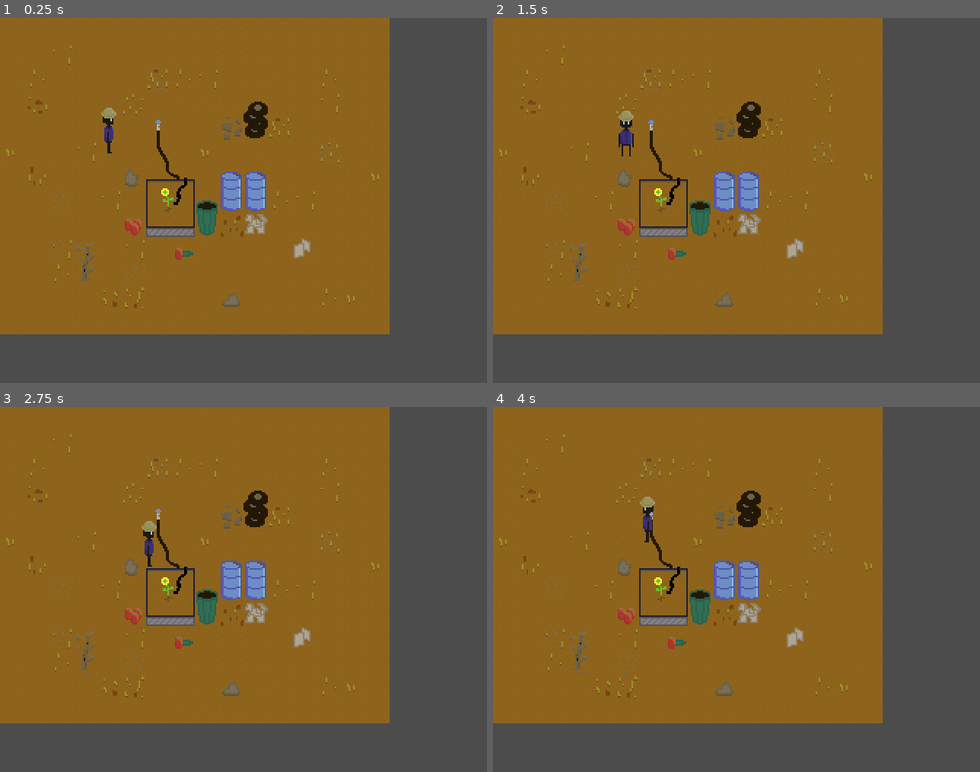
Above: before the commit, frames 1-4 (two rows, left to right).
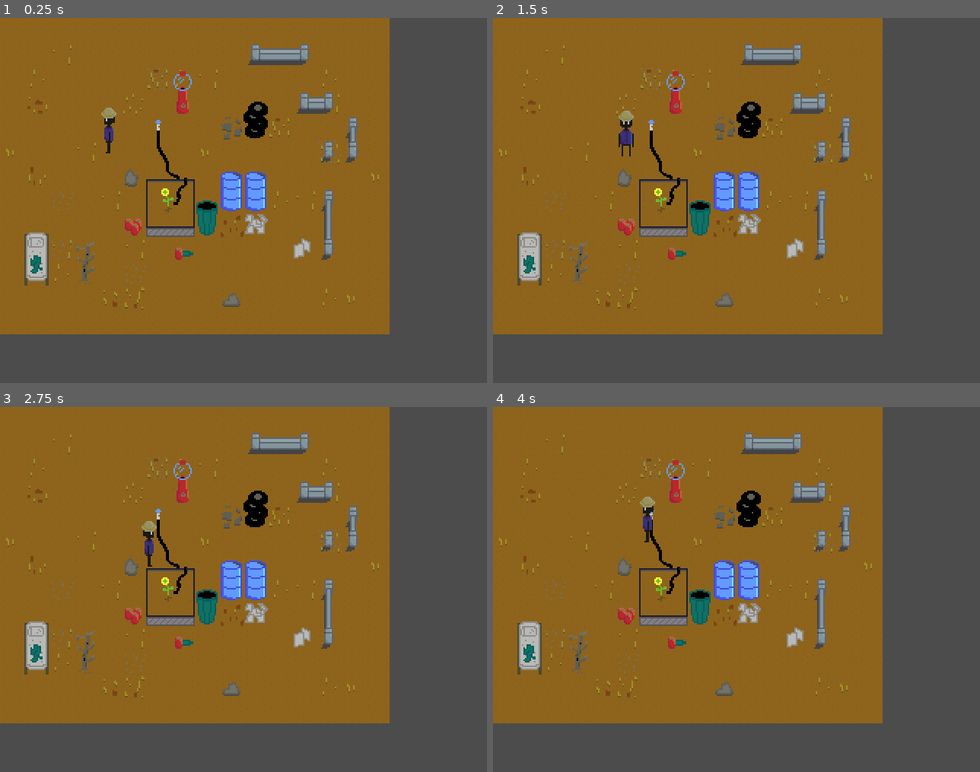
Above: after the commit, the same moments.

Repository: bassguitarbill/thrive
Game: Godot game, scene res://Level.tscn
The game is run twice, just before and just after one commit, with the same random seed, the same clock (stepped at 60 frames per second) and the same inputs.
Inputs:
- Up to frame 1 (0.25 s): no input
- Up to frame 2 (1.5 s): tap Enter at 0.5 s; hold Right (ui_right) 0.53-1.28 s; hold Down (ui_down) from 1.28 s (still down)
- Up to frame 3 (2.75 s): release Down (ui_down) at 2.03 s; hold Right (ui_right) from 2.03 s (still down)
- Up to frame 4 (4 s): release Right (ui_right) at 2.78 s; hold Up (ui_up) 2.78-3.53 s; hold Left (ui_left) from 3.53 s (still down)

The runs differ from the first frame. In frame 1, 4.5% of the frame differs, in the area x 5-74%, y 7-74%; in frame 2, 4.5%; in frame 3, 4.5%; in frame 4, 4.5%.

Commit message:
Add walls and bumping noises and such

Diff:
--- a/Gardener.gd
+++ b/Gardener.gd
@@ -17,6 +17,7 @@
 onready var tween = $Tween
 onready var animationPlayer = $AnimationPlayer
 onready var sprite = $Sprite
+onready var bump_sound = $AudioStreamPlayer
 
 func _process(delta):
 	if ready_to_move:
@@ -27,26 +28,43 @@
 func get_input():
 	input = Vector2.ZERO
 
-	if (Input.is_action_pressed("ui_left") && can_move["left"] == 0):
-		input.x -= 1
-		animationPlayer.play("WalkLeft")
+	if (Input.is_action_pressed("ui_left")):
+		if can_move["left"] == 0:
+			animationPlayer.play("WalkLeft")
+			input.x -= 1
+		else:
+			animationPlayer.play("IdleLeft")
+			!bump_sound.playing && bump_sound.play()
 		return
-	if (Input.is_action_pressed("ui_right") && can_move["right"] == 0):
-		input.x += 1
-		animationPlayer.play("WalkRight")
+
+	if (Input.is_action_pressed("ui_right")):
+		if can_move["right"] == 0:
+			animationPlayer.play("WalkRight")
+			input.x += 1
+		else:
+			animationPlayer.play("IdleRight")
+			!bump_sound.playing && bump_sound.play()
 		return
-	if (Input.is_action_pressed("ui_up") && can_move["up"] == 0):
-		input.y -= 1
-		animationPlayer.play("WalkUp")
+
+	if (Input.is_action_pressed("ui_up")):
+		if can_move["up"] == 0:
+			animationPlayer.play("WalkUp")
+			input.y -= 1
+		else:
+			animationPlayer.play("IdleUp")
+			!bump_sound.playing && bump_sound.play()
 		return
-	if (Input.is_action_pressed("ui_down") && can_move["down"] == 0):
-		input.y += 1
-		animationPlayer.play("WalkDown")
+	if (Input.is_action_pressed("ui_down")):
+		if can_move["down"] == 0:
+			animationPlayer.play("WalkDown")
+			input.y += 1
+		else:
+			animationPlayer.play("IdleDown")
+			!bump_sound.playing && bump_sound.play()
 		return
 
 func start_move():
 	var collision_position = input * TILE_SIZE
-	#$Area2D.position = collision_position
 	destination = (input * TILE_SIZE) + position
 	tween.interpolate_property(
 		self,
@@ -93,5 +111,4 @@
 
 func _on_Tween_tween_all_completed():
 	ready_to_move = true
-	print(can_move)
 	anim_to_idle()
--- a/Gardener.tscn
+++ b/Gardener.tscn
@@ -1,7 +1,72 @@
-[gd_scene load_steps=9 format=2]
+[gd_scene load_steps=14 format=2]
 
 [ext_resource path="res://Gardener.png" type="Texture" id=1]
 [ext_resource path="res://Gardener.gd" type="Script" id=2]
+[ext_resource path="res://bump.wav" type="AudioStream" id=3]
+
+[sub_resource type="Animation" id=7]
+resource_name = "IdleDown"
+length = 0.2
+tracks/0/type = "value"
+tracks/0/path = NodePath("Sprite:frame")
+tracks/0/interp = 1
+tracks/0/loop_wrap = true
+tracks/0/imported = false
+tracks/0/enabled = true
+tracks/0/keys = {
+"times": PoolRealArray( 0 ),
+"transitions": PoolRealArray( 1 ),
+"update": 1,
+"values": [ 0 ]
+}
+
+[sub_resource type="Animation" id=8]
+resource_name = "IdleLeft"
+length = 0.2
+tracks/0/type = "value"
+tracks/0/path = NodePath("Sprite:frame")
+tracks/0/interp = 1
+tracks/0/loop_wrap = true
+tracks/0/imported = false
+tracks/0/enabled = true
+tracks/0/keys = {
+"times": PoolRealArray( 0 ),
+"transitions": PoolRealArray( 1 ),
+"update": 1,
+"values": [ 3 ]
+}
+
+[sub_resource type="Animation" id=9]
+resource_name = "IdleRight"
+length = 0.2
+tracks/0/type = "value"
+tracks/0/path = NodePath("Sprite:frame")
+tracks/0/interp = 1
+tracks/0/loop_wrap = true
+tracks/0/imported = false
+tracks/0/enabled = true
+tracks/0/keys = {
+"times": PoolRealArray( 0 ),
+"transitions": PoolRealArray( 1 ),
+"update": 1,
+"values": [ 1 ]
+}
+
+[sub_resource type="Animation" id=10]
+resource_name = "IdleUp"
+length = 0.2
+tracks/0/type = "value"
+tracks/0/path = NodePath("Sprite:frame")
+tracks/0/interp = 1
+tracks/0/loop_wrap = true
+tracks/0/imported = false
+tracks/0/enabled = true
+tracks/0/keys = {
+"times": PoolRealArray( 0 ),
+"transitions": PoolRealArray( 1 ),
+"update": 1,
+"values": [ 2 ]
+}
 
 [sub_resource type="Animation" id=1]
 resource_name = "WalkDown"
@@ -21,26 +86,25 @@
 "values": [ 0, 4, 8, 12 ]
 }
 
+[sub_resource type="Animation" id=2]
+resource_name = "WalkLeft"
+length = 0.8
+loop = true
+step = 0.2
+tracks/0/type = "value"
+tracks/0/path = NodePath("Sprite:frame")
+tracks/0/interp = 1
+tracks/0/loop_wrap = true
+tracks/0/imported = false
+tracks/0/enabled = true
+tracks/0/keys = {
+"times": PoolRealArray( 0, 0.2, 0.4, 0.6 ),
+"transitions": PoolRealArray( 1, 1, 1, 1 ),
+"update": 1,
+"values": [ 3, 7, 11, 15 ]
+}
+
 [sub_resource type="Animation" id=3]
-resource_name = "WalkLeft"
-length = 0.8
-loop = true
-step = 0.2
-tracks/0/type = "value"
-tracks/0/path = NodePath("Sprite:frame")
-tracks/0/interp = 1
-tracks/0/loop_wrap = true
-tracks/0/imported = false
-tracks/0/enabled = true
-tracks/0/keys = {
-"times": PoolRealArray( 0, 0.2, 0.4, 0.6 ),
-"transitions": PoolRealArray( 1, 1, 1, 1 ),
-"update": 1,
-"values": [ 3, 7, 11, 15 ]
-}
-
-[sub_resource type="Animation" id=2]
-resource_name = "WalkRight"
 length = 0.8
 loop = true
 step = 0.2
@@ -89,12 +153,16 @@
 texture = ExtResource( 1 )
 vframes = 4
 hframes = 4
-frame = 1
+frame = 3
 
 [node name="AnimationPlayer" type="AnimationPlayer" parent="."]
+anims/IdleDown = SubResource( 7 )
+anims/IdleLeft = SubResource( 8 )
+anims/IdleRight = SubResource( 9 )
+anims/IdleUp = SubResource( 10 )
 anims/WalkDown = SubResource( 1 )
-anims/WalkLeft = SubResource( 3 )
-anims/WalkRight = SubResource( 2 )
+anims/WalkLeft = SubResource( 2 )
+anims/WalkRight = SubResource( 3 )
 anims/WalkUp = SubResource( 4 )
 
 [node name="CollisionShape2D" type="CollisionShape2D" parent="."]
@@ -125,6 +193,9 @@
 shape = SubResource( 6 )
 
 [node name="Tween" type="Tween" parent="."]
+
+[node name="AudioStreamPlayer" type="AudioStreamPlayer" parent="."]
+stream = ExtResource( 3 )
 [connection signal="body_entered" from="CanGoUp" to="." method="_on_CanGoUp_body_entered"]
 [connection signal="body_exited" from="CanGoUp" to="." method="_on_CanGoUp_body_exited"]
 [connection signal="body_entered" from="CanGoDown" to="." method="_on_CanGoDown_body_entered"]
--- a/Level.tscn
+++ b/Level.tscn
@@ -1,9 +1,10 @@
-[gd_scene load_steps=21 format=2]
+[gd_scene load_steps=32 format=2]
 
 [ext_resource path="res://Dirt3.png" type="Texture" id=1]
 [ext_resource path="res://Flower.png" type="Texture" id=2]
 [ext_resource path="res://Gardener.tscn" type="PackedScene" id=3]
 [ext_resource path="res://Objects.png" type="Texture" id=4]
+[ext_resource path="res://BlueWall.png" type="Texture" id=5]
 
 [sub_resource type="TileSet" id=1]
 0/name = "Dirt3.png 0"
@@ -24,9 +25,6 @@
 0/shapes = [  ]
 0/z_index = 0
 
-[sub_resource type="ConvexPolygonShape2D" id=9]
-points = PoolVector2Array( 0, 0, 16, 0, 16, 16, 0, 16 )
-
 [sub_resource type="ConvexPolygonShape2D" id=10]
 points = PoolVector2Array( 0, 0, 16, 0, 16, 16, 0, 16 )
 
@@ -46,6 +44,88 @@
 points = PoolVector2Array( 0, 0, 16, 0, 16, 16, 0, 16 )
 
 [sub_resource type="TileSet" id=16]
+0/name = "Flower.png 0"
+0/texture = ExtResource( 2 )
+0/tex_offset = Vector2( 0, 0 )
+0/modulate = Color( 1, 1, 1, 1 )
+0/region = Rect2( 0, 0, 64, 48 )
+0/tile_mode = 2
+0/autotile/icon_coordinate = Vector2( 0, 0 )
+0/autotile/tile_size = Vector2( 16, 16 )
+0/autotile/spacing = 0
+0/autotile/occluder_map = [  ]
+0/autotile/navpoly_map = [  ]
+0/autotile/priority_map = [  ]
+0/autotile/z_index_map = [ Vector3( 0, 0, 3 ), Vector3( 1, 0, 3 ), Vector3( 2, 0, 3 ), Vector3( 3, 0, 3 ) ]
+0/occluder_offset = Vector2( 0, 0 )
+0/navigation_offset = Vector2( 0, 0 )
+0/shapes = [ {
+"autotile_coord": Vector2( 2, 1 ),
+"one_way": false,
+"one_way_margin": 1.0,
+"shape": SubResource( 10 ),
+"shape_transform": Transform2D( 1, 0, 0, 1, 0, 0 )
+}, {
+"autotile_coord": Vector2( 2, 2 ),
+"one_way": false,
+"one_way_margin": 1.0,
+"shape": SubResource( 11 ),
+"shape_transform": Transform2D( 1, 0, 0, 1, 0, 0 )
+}, {
+"autotile_coord": Vector2( 3, 1 ),
+"one_way": false,
+"one_way_margin": 1.0,
+"shape": SubResource( 12 ),
+"shape_transform": Transform2D( 1, 0, 0, 1, 0, 0 )
+}, {
+"autotile_coord": Vector2( 3, 2 ),
+"one_way": false,
+"one_way_margin": 1.0,
+"shape": SubResource( 13 ),
+"shape_transform": Transform2D( 1, 0, 0, 1, 0, 0 )
+}, {
+"autotile_coord": Vector2( 1, 1 ),
+"one_way": false,
+"one_way_margin": 1.0,
+"shape": SubResource( 14 ),
+"shape_transform": Transform2D( 1, 0, 0, 1, 0, 0 )
+}, {
+"autotile_coord": Vector2( 0, 1 ),
+"one_way": false,
+"one_way_margin": 1.0,
+"shape": SubResource( 15 ),
+"shape_transform": Transform2D( 1, 0, 0, 1, 0, 0 )
+} ]
+0/z_index = 0
+
+[sub_resource type="ConvexPolygonShape2D" id=2]
+points = PoolVector2Array( 0, 0, 16, 0, 16, 16, 0, 16 )
+
+[sub_resource type="ConvexPolygonShape2D" id=3]
+points = PoolVector2Array( 0, 0, 16, 0, 16, 16, 0, 16 )
+
+[sub_resource type="ConvexPolygonShape2D" id=4]
+points = PoolVector2Array( 0, 0, 16, 0, 16, 16, 0, 16 )
+
+[sub_resource type="ConvexPolygonShape2D" id=5]
+points = PoolVector2Array( 0, 0, 16, 0, 16, 16, 0, 16 )
+
+[sub_resource type="ConvexPolygonShape2D" id=6]
+points = PoolVector2Array( 0, 0, 16, 0, 16, 16, 0, 16 )
+
+[sub_resource type="ConvexPolygonShape2D" id=7]
+points = PoolVector2Array( 0, 0, 16, 0, 16, 16, 0, 16 )
+
+[sub_resource type="ConvexPolygonShape2D" id=8]
+points = PoolVector2Array( 0, 0, 16, 0, 16, 16, 0, 16 )
+
+[sub_resource type="ConvexPolygonShape2D" id=17]
+points = PoolVector2Array( 0, 0, 16, 0, 16, 16, 0, 16 )
+
+[sub_resource type="ConvexPolygonShape2D" id=18]
+points = PoolVector2Array( 0, 0, 16, 0, 16, 16, 0, 16 )
+
+[sub_resource type="TileSet" id=9]
 0/name = "Objects.png 0"
 0/texture = ExtResource( 4 )
 0/tex_offset = Vector2( 0, 0 )
@@ -65,71 +145,86 @@
 "autotile_coord": Vector2( 1, 1 ),
 "one_way": false,
 "one_way_margin": 1.0,
-"shape": SubResource( 9 ),
+"shape": SubResource( 2 ),
 "shape_transform": Transform2D( 1, 0, 0, 1, 0, 0 )
 }, {
 "autotile_coord": Vector2( 2, 1 ),
 "one_way": false,
 "one_way_margin": 1.0,
-"shape": SubResource( 10 ),
+"shape": SubResource( 3 ),
 "shape_transform": Transform2D( 1, 0, 0, 1, 0, 0 )
 }, {
 "autotile_coord": Vector2( 3, 1 ),
 "one_way": false,
 "one_way_margin": 1.0,
-"shape": SubResource( 11 ),
+"shape": SubResource( 4 ),
 "shape_transform": Transform2D( 1, 0, 0, 1, 0, 0 )
 }, {
 "autotile_coord": Vector2( 4, 1 ),
 "one_way": false,
 "one_way_margin": 1.0,
-"shape": SubResource( 12 ),
+"shape": SubResource( 5 ),
 "shape_transform": Transform2D( 1, 0, 0, 1, 0, 0 )
 }, {
 "autotile_coord": Vector2( 5, 1 ),
 "one_way": false,
 "one_way_margin": 1.0,
-"shape": SubResource( 13 ),
+"shape": SubResource( 6 ),
 "shape_transform": Transform2D( 1, 0, 0, 1, 0, 0 )
 }, {
 "autotile_coord": Vector2( 6, 1 ),
 "one_way": false,
 "one_way_margin": 1.0,
-"shape": SubResource( 14 ),
+"shape": SubResource( 7 ),
 "shape_transform": Transform2D( 1, 0, 0, 1, 0, 0 )
 }, {
 "autotile_coord": Vector2( 7, 1 ),
 "one_way": false,
 "one_way_margin": 1.0,
-"shape": SubResource( 15 ),
+"shape": SubResource( 8 ),
+"shape_transform": Transform2D( 1, 0, 0, 1, 0, 0 )
+}, {
+"autotile_coord": Vector2( 2, 6 ),
+"one_way": false,
+"one_way_margin": 1.0,
+"shape": SubResource( 17 ),
+"shape_transform": Transform2D( 1, 0, 0, 1, 0, 0 )
+}, {
+"autotile_coord": Vector2( 2, 7 ),
+"one_way": false,
+"one_way_margin": 1.0,
+"shape": SubResource( 18 ),
 "shape_transform": Transform2D( 1, 0, 0, 1, 0, 0 )
 } ]
 0/z_index = 0
 
-[sub_resource type="ConvexPolygonShape2D" id=2]
-points = PoolVector2Array( 0, 0, 16, 0, 16, 16, 0, 16 )
-
-[sub_resource type="ConvexPolygonShape2D" id=3]
-points = PoolVector2Array( 0, 0, 16, 0, 16, 16, 0, 16 )
-
-[sub_resource type="ConvexPolygonShape2D" id=4]
-points = PoolVector2Array( 0, 0, 16, 0, 16, 16, 0, 16 )
-
-[sub_resource type="ConvexPolygonShape2D" id=5]
-points = PoolVector2Array( 0, 0, 16, 0, 16, 16, 0, 16 )
-
-[sub_resource type="ConvexPolygonShape2D" id=6]
-points = PoolVector2Array( 0, 0, 16, 0, 16, 16, 0, 16 )
-
-[sub_resource type="ConvexPolygonShape2D" id=7]
-points = PoolVector2Array( 0, 0, 16, 0, 16, 16, 0, 16 )
-
-[sub_resource type="TileSet" id=8]
-0/name = "Flower.png 0"
-0/texture = ExtResource( 2 )
+[sub_resource type="ConvexPolygonShape2D" id=19]
+points = PoolVector2Array( 0, 0, 16, 0, 16, 16, 0, 16 )
+
+[sub_resource type="ConvexPolygonShape2D" id=20]
+points = PoolVector2Array( 0, 0, 16, 0, 16, 16, 0, 16 )
+
+[sub_resource type="ConvexPolygonShape2D" id=21]
+points = PoolVector2Array( 0, 0, 16, 0, 16, 16, 0, 16 )
+
+[sub_resource type="ConvexPolygonShape2D" id=22]
+points = PoolVector2Array( 0, 0, 16, 0, 16, 16, 0, 16 )
+
+[sub_resource type="ConvexPolygonShape2D" id=23]
+points = PoolVector2Array( 0, 0, 16, 0, 16, 16, 0, 16 )
+
+[sub_resource type="ConvexPolygonShape2D" id=24]
+points = PoolVector2Array( 0, 0, 16, 0, 16, 16, 0, 16 )
+
+[sub_resource type="ConvexPolygonShape2D" id=25]
+points = PoolVector2Array( 0, 0, 16, 0, 16, 16, 0, 16 )
+
+[sub_resource type="TileSet" id=26]
+0/name = "BlueWall.png 0"
+0/texture = ExtResource( 5 )
 0/tex_offset = Vector2( 0, 0 )
 0/modulate = Color( 1, 1, 1, 1 )
-0/region = Rect2( 0, 0, 64, 48 )
+0/region = Rect2( 16, 0, 112, 16 )
 0/tile_mode = 2
 0/autotile/icon_coordinate = Vector2( 0, 0 )
 0/autotile/tile_size = Vector2( 16, 16 )
@@ -137,44 +232,50 @@
 0/autotile/occluder_map = [  ]
 0/autotile/navpoly_map = [  ]
 0/autotile/priority_map = [  ]
-0/autotile/z_index_map = [ Vector3( 0, 0, 3 ), Vector3( 1, 0, 3 ), Vector3( 2, 0, 3 ), Vector3( 3, 0, 3 ) ]
+0/autotile/z_index_map = [  ]
 0/occluder_offset = Vector2( 0, 0 )
 0/navigation_offset = Vector2( 0, 0 )
 0/shapes = [ {
-"autotile_coord": Vector2( 2, 1 ),
-"one_way": false,
-"one_way_margin": 1.0,
-"shape": SubResource( 2 ),
-"shape_transform": Transform2D( 1, 0, 0, 1, 0, 0 )
-}, {
-"autotile_coord": Vector2( 2, 2 ),
-"one_way": false,
-"one_way_margin": 1.0,
-"shape": SubResource( 3 ),
-"shape_transform": Transform2D( 1, 0, 0, 1, 0, 0 )
-}, {
-"autotile_coord": Vector2( 3, 1 ),
-"one_way": false,
-"one_way_margin": 1.0,
-"shape": SubResource( 4 ),
-"shape_transform": Transform2D( 1, 0, 0, 1, 0, 0 )
-}, {
-"autotile_coord": Vector2( 3, 2 ),
-"one_way": false,
-"one_way_margin": 1.0,
-"shape": SubResource( 5 ),
-"shape_transform": Transform2D( 1, 0, 0, 1, 0, 0 )
-}, {
-"autotile_coord": Vector2( 1, 1 ),
-"one_way": false,
-"one_way_margin": 1.0,
-"shape": SubResource( 6 ),
-"shape_transform": Transform2D( 1, 0, 0, 1, 0, 0 )
-}, {
-"autotile_coord": Vector2( 0, 1 ),
-"one_way": false,
-"one_way_margin": 1.0,
-"shape": SubResource( 7 ),
+"autotile_coord": Vector2( 0, 0 ),
+"one_way": false,
+"one_way_margin": 1.0,
+"shape": SubResource( 19 ),
+"shape_transform": Transform2D( 1, 0, 0, 1, 0, 0 )
+}, {
+"autotile_coord": Vector2( 1, 0 ),
+"one_way": false,
+"one_way_margin": 1.0,
+"shape": SubResource( 20 ),
+"shape_transform": Transform2D( 1, 0, 0, 1, 0, 0 )
+}, {
+"autotile_coord": Vector2( 2, 0 ),
+"one_way": false,
+"one_way_margin": 1.0,
+"shape": SubResource( 21 ),
+"shape_transform": Transform2D( 1, 0, 0, 1, 0, 0 )
+}, {
+"autotile_coord": Vector2( 3, 0 ),
+"one_way": false,
+"one_way_margin": 1.0,
+"shape": SubResource( 22 ),
+"shape_transform": Transform2D( 1, 0, 0, 1, 0, 0 )
+}, {
+"autotile_coord": Vector2( 4, 0 ),
+"one_way": false,
+"one_way_margin": 1.0,
+"shape": SubResource( 23 ),
+"shape_transform": Transform2D( 1, 0, 0, 1, 0, 0 )
+}, {
+"autotile_coord": Vector2( 5, 0 ),
+"one_way": false,
+"one_way_margin": 1.0,
+"shape": SubResource( 24 ),
+"shape_transform": Transform2D( 1, 0, 0, 1, 0, 0 )
+}, {
+"autotile_coord": Vector2( 6, 0 ),
+"one_way": false,
+"one_way_margin": 1.0,
+"shape": SubResource( 25 ),
 "shape_transform": Transform2D( 1, 0, 0, 1, 0, 0 )
 } ]
 0/z_index = 0
@@ -187,21 +288,22 @@
 format = 1
 tile_data = PoolIntArray( 0, 0, 0, 1, 0, 0, 2, 0, 0, 3, 0, 0, 4, 0, 0, 5, 0, 0, 6, 0, 0, 7, 0, 0, 8, 0, 0, 9, 0, 0, 10, …(2788 unchanged characters)…
 
-[node name="Objects" type="TileMap" parent="."]
+[node name="YSort" type="YSort" parent="."]
+
+[node name="Flowerbed" type="TileMap" parent="YSort"]
 tile_set = SubResource( 16 )
 cell_size = Vector2( 16, 16 )
 format = 1
-tile_data = PoolIntArray( 131078, 0, 196615, 196618, 0, 5, 262150, 0, 327680, 262153, 0, 131072, 262154, 0, 65541, 327686, 0, 393216, 327693, 0, 196615, 393221, 0, 196613, 393222, 0, 458752, 393223, 0, 458753, 393225, 0, 1, 393226, 0, 1, 458754, 0, 196614, 458760, 0, 2, 458761, 0, 65537, 458762, 0, 65537, 524293, 0, 131076, 524296, 0, 65538, 524298, 0, 196611, 589826, 0, 196614, 589827, 0, 3, 589831, 0, 131079, 589836, 0, 196610, 655363, 0, 65539, 655365, 0, 196614, 720905, 0, 196612 )
-
-[node name="YSort" type="YSort" parent="."]
-
-[node name="Flowerbed" type="TileMap" parent="YSort"]
-tile_set = SubResource( 8 )
+tile_data = PoolIntArray( 393222, 0, 2, 393223, 0, 3, 458758, 0, 65538, 458759, 0, 65539, 524294, 0, 131074, 524295, 0, 131075 )
+
+[node name="Objects" type="TileMap" parent="YSort"]
+tile_set = SubResource( 9 )
 cell_size = Vector2( 16, 16 )
+cell_y_sort = true
 format = 1
-tile_data = PoolIntArray( 393222, 0, 2, 393223, 0, 3, 458758, 0, 65538, 458759, 0, 65539, 524294, 0, 131074, 524295, 0, 131075 )
-
-[node name="Gardener" parent="YSort" instance=ExtResource( 3 )]
+tile_data = PoolIntArray( 131078, 0, 196615, 131079, 0, 6, 196615, 0, 65542, 196618, 0, 5, 262150, 0, 327680, 262153, 0, 131072, 262154, 0, 65541, 327686, 0, 393216, 327693, 0, 196615, 393221, 0, 196613, 393222, 0, 458752, 393223, 0, 458753, 393225, 0, 1, 393226, 0, 1, 458754, 0, 196614, 458760, 0, 2, 458761, 0, 65537, 458762, 0, 65537, 524289, 0, 327682, 524293, 0, 131076, 524296, 0, 65538, 524298, 0, 196611, 589825, 0, 393218, 589826, 0, 196614, 589827, 0, 3, 589831, 0, 131079, 589836, 0, 196610, 655361, 0, 458754, 655363, 0, 65539, 655365, 0, 196614, 720905, 0, 196612 )
+
+[node name="Gardener" parent="YSort/Objects" instance=ExtResource( 3 )]
 position = Vector2( 72, 88 )
 
 [node name="Flower" type="Sprite" parent="YSort"]
@@ -210,3 +312,9 @@
 vframes = 3
 hframes = 5
 frame = 14
+
+[node name="Walls" type="TileMap" parent="YSort"]
+tile_set = SubResource( 26 )
+cell_size = Vector2( 16, 16 )
+format = 1
+tile_data = PoolIntArray( 65546, 0, 1, 65547, 0, 3, 65548, 0, 2, 196620, 0, 1, 196621, 0, 2, 262158, 0, 5, 327693, 0, 0, 327694, 0, 4, 458765, 0, 5, 524301, 0, 6, 589837, 0, 4 )
Binary file added: BlueWall.aseprite
Binary file added: BlueWall.png
Not shown, added: BlueWall.png.import
Binary file changed: Objects.aseprite
Binary file changed: Objects.png
Not shown, added: bump.wav.import
Not shown, added: bump.wav
